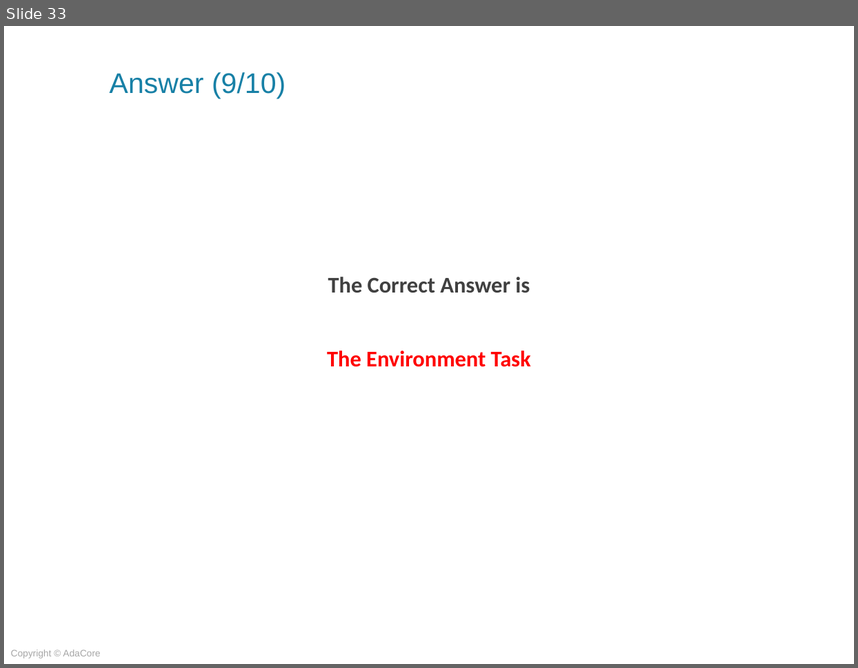
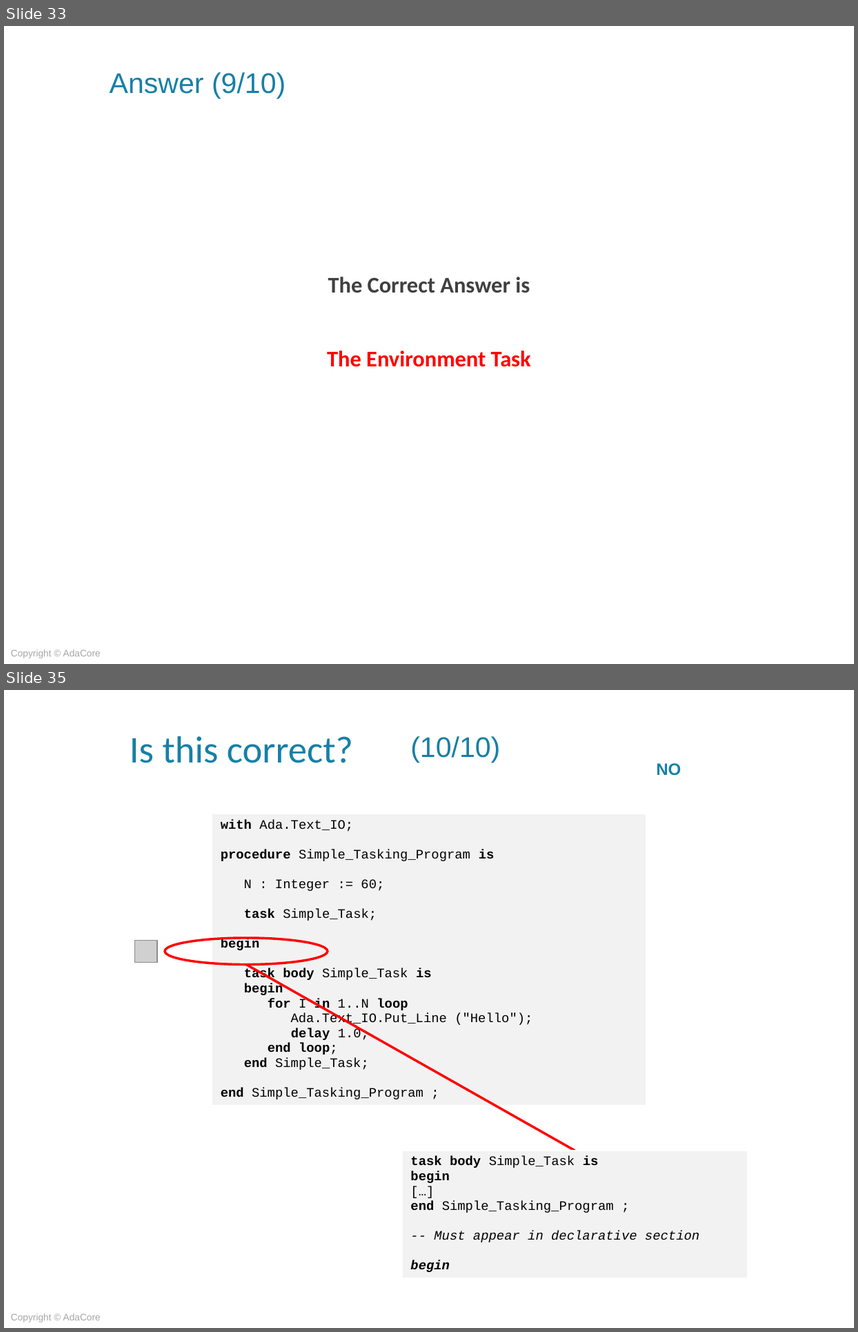
Before and after one commit to AdaCoreU/Courses, a slide deck: lectures/05_Concurrency/01_Basic_Concepts/Slides/01_Basic_Concepts.pptx. Shown one above the other, each under a label of ours: slide 33 before the commit, slides 33 and 35 after it; the slides between them are not shown. The pictures are 858x668 and 858x1332 pixels, drawn with LibreOffice and Linux fonts; fonts in the diff are those of the drawing; grey boxes stand for pictures; background and template pictures are left out. Boxes give left, top, right and bottom in pixels: in the first picture for what was removed or moved away, otherwise in the second. Text is boxed around its words. In the diff, an @@ line names an element or a change of style, - is before the commit and + after.

```diff
--- a/lectures/05_Concurrency/01_Basic_Concepts/Slides/01_Basic_Concepts.pptx
+++ b/lectures/05_Concurrency/01_Basic_Concepts/Slides/01_Basic_Concepts.pptx
@@ slide 35 added at [4, 690, 854, 1328], background picture (left out); not listed: 1 template element that a slide beside it also shows @@
@@ text added at [130, 736, 353, 763], 32 pt, text #1780A6 @@
+Is this correct?
@@ title added at [410, 736, 500, 762], 24 pt, text #1780A6 @@
+(10/10)
@@ text added at [656, 763, 681, 776], 14 pt, text #1780A6, bold @@
+NO
@@ table added at [212, 814, 646, 1118], 1 rows, 1 columns @@
+with Ada.Text_IO; / procedure Simple_Tasking_Program is / N : Integer := 60; / task Simple_Task; / begin / task body Simple_Task is / begin / for I in 1..N loop / Ada.Text_IO.Put_Line ("Hello"); / delay 1.0; / end loop; / end Simple_Task; / end Simple_Tasking_Program ;
@@ ellipse added at [165, 938, 328, 964], outline #FF0000 2 pt @@
@@ picture added at [135, 940, 157, 962] @@
@@ line added from (575, 1150) to (246, 965), #FF0000 2 pt @@
@@ table added at [403, 1150, 748, 1283], 1 rows, 1 columns @@
+task body Simple_Task is / begin / […] / end Simple_Tasking_Program ; / -- Must appear in declarative section / begin
```
Also in this commit, not shown: 1 slide changed, 1 slide removed, 1 other file.
